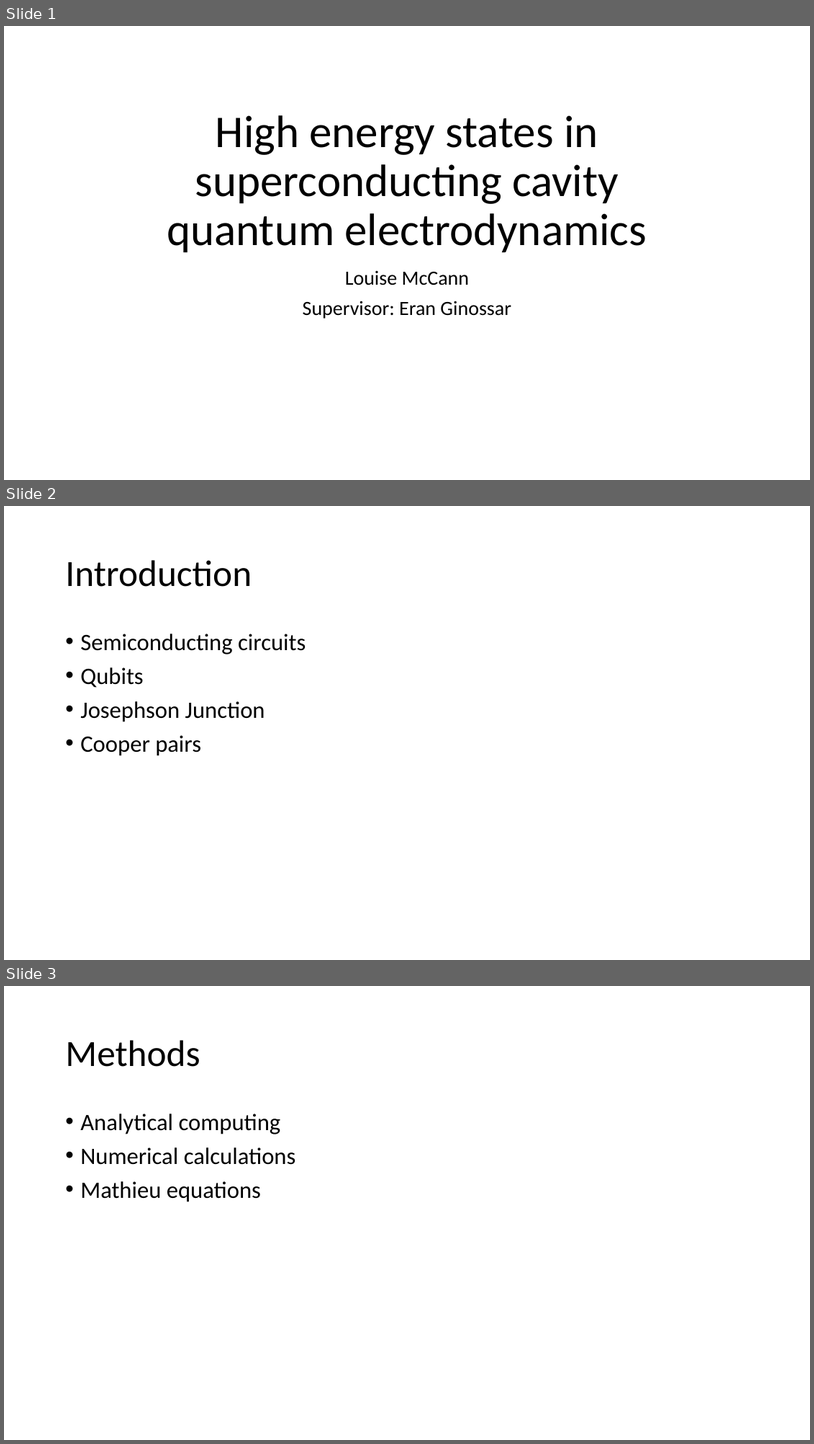
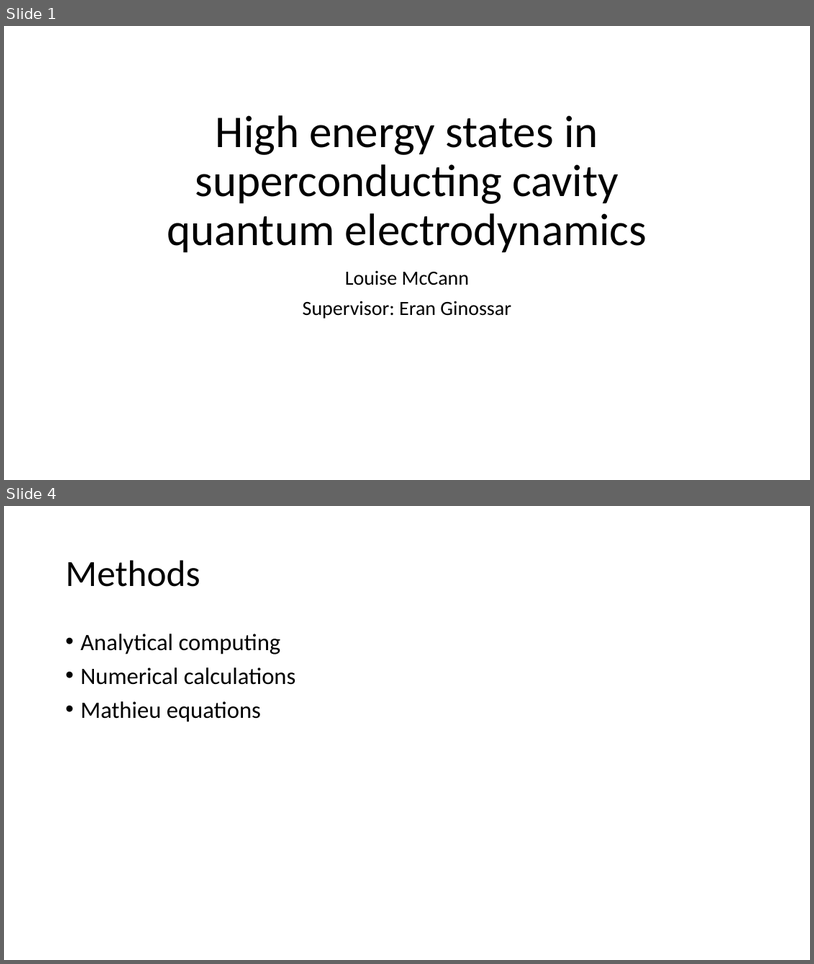
Before and after one commit to louisemccann/final_project, a slide deck: fyp_presentation.pptx. Shown one above the other, each under a label of ours: slides 1, 2 and 3 before the commit, slides 1 and 4 after it; the slides between them are not shown. The pictures are 814x1444 and 814x964 pixels, drawn with LibreOffice and Linux fonts; fonts in the diff are those of the drawing. Boxes give left, top, right and bottom in pixels: in the first picture for what was removed or moved away, otherwise in the second. Text is boxed around its words. In the diff, an @@ line names an element or a change of style, - is before the commit and + after.

```diff
--- a/fyp_presentation.pptx
+++ b/fyp_presentation.pptx
@@ slide 2 removed at <box>4,506,810,960</box>, background #FFFFFF @@
@@ title removed at <box>65,560,252,587</box> @@
-Introduction
@@ text removed at <box>80,633,306,756</box> @@
-• Semiconducting circuits
-• Qubits
-• Josephson Junction
-• Cooper pairs
@@ what was slide 3 is now slide 4 @@
```
Also in this commit, not shown: 2 slides changed, 3 slides added.
